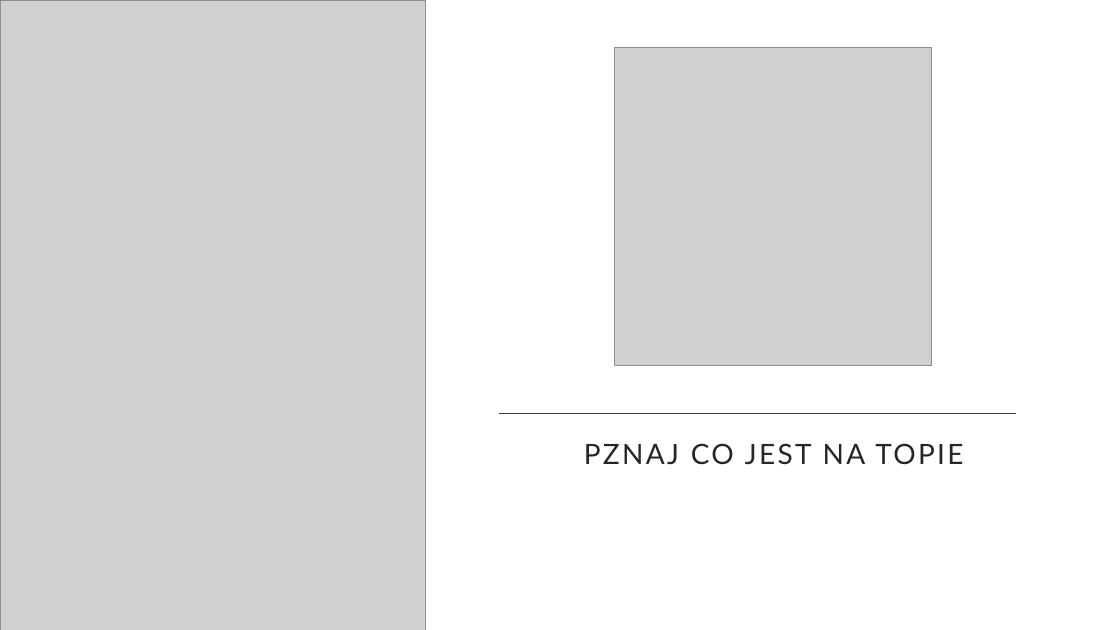
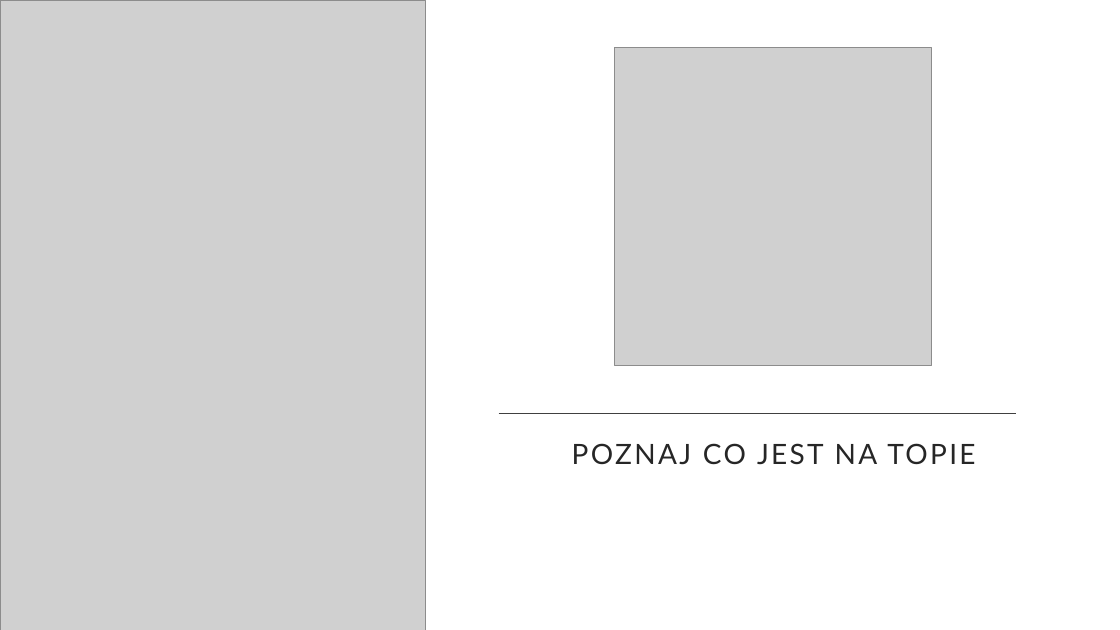
Before and after one commit to akjj004/growthtop-docs, a slide deck: slide 1 of UML.pptx. Drawn at 1120x630 pixels with LibreOffice and Linux fonts; fonts in the diff are those of the drawing; grey boxes stand for pictures. Boxes give left, top, right and bottom in pixels: in the first picture for what was removed or moved away, otherwise in the second. Text is boxed around its words. In the diff, an @@ line names an element or a change of style, - is before the commit and + after.

```diff
--- a/UML.pptx
+++ b/UML.pptx
@@ subtitle at bbox=[572, 443, 975, 465]: text changed @@
-PZNAJ CO JEST NA TOPIE
+POZNAJ CO JEST NA TOPIE
```
